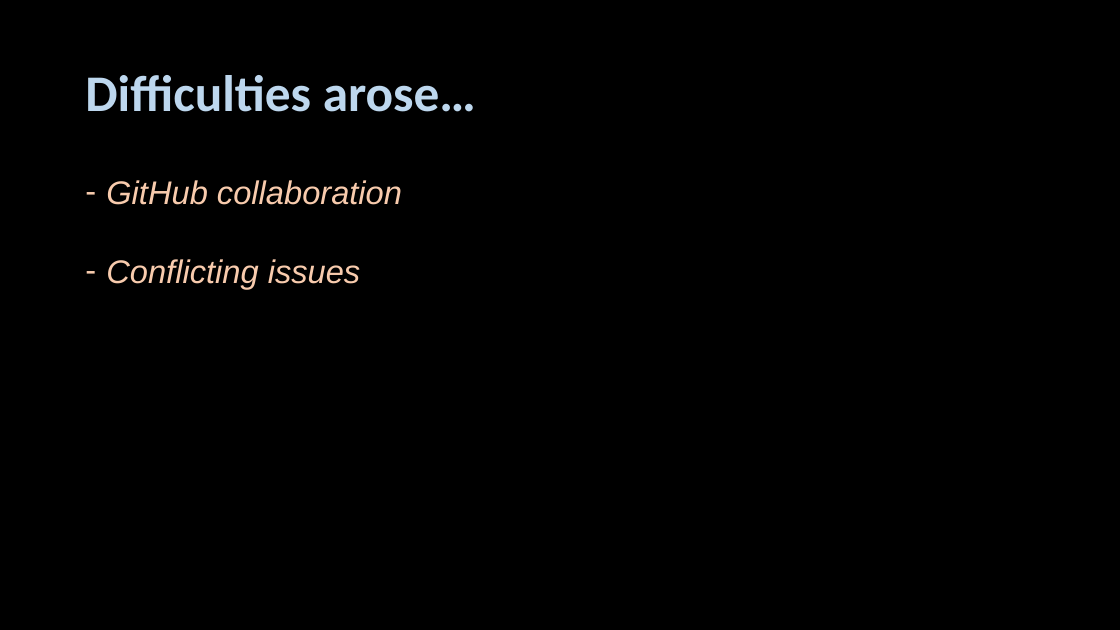
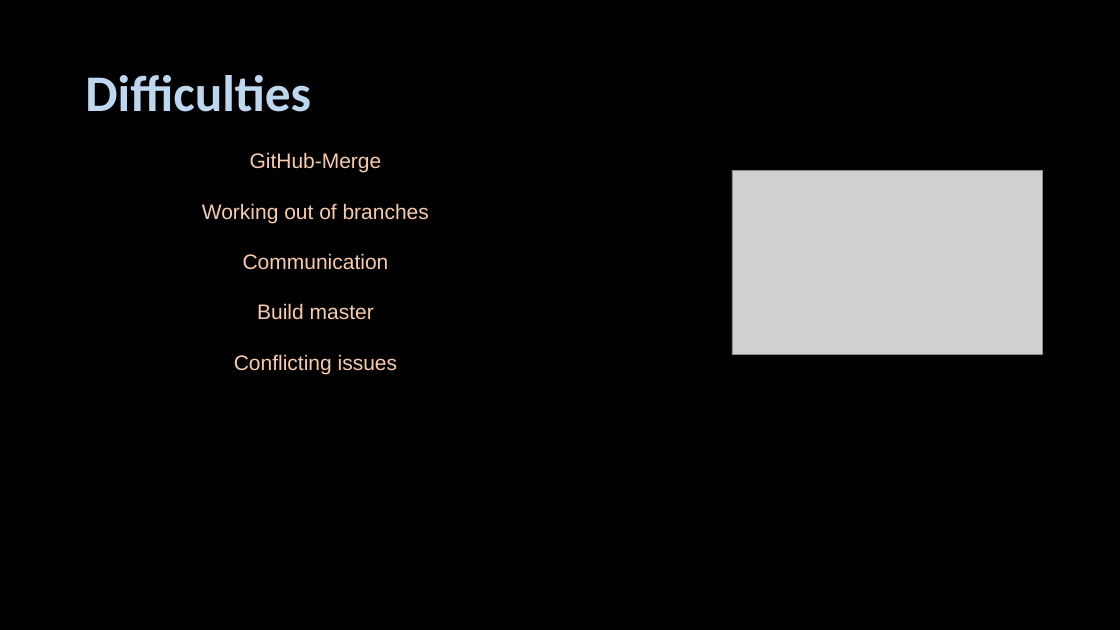
Before and after one commit to TribThapa/AustralianEconomyAnalysis, a slide deck: slide 17 of Presentation/AustralianEconomyAnalysis_MQ_SB_JN_TT.pptx. Drawn at 1120x630 pixels with LibreOffice and Linux fonts; fonts in the diff are those of the drawing; grey boxes stand for pictures. Boxes give left, top, right and bottom in pixels: in the first picture for what was removed or moved away, otherwise in the second. Text is boxed around its words. In the diff, an @@ line names an element or a change of style, - is before the commit and + after.

Commit message:
PPT_update2

```diff
--- a/Presentation/AustralianEconomyAnalysis_MQ_SB_JN_TT.pptx
+++ b/Presentation/AustralianEconomyAnalysis_MQ_SB_JN_TT.pptx
@@ title at <box>85,75,311,112</box>: text changed @@
-Difficulties arose…
+Difficulties
@@ text added at <box>202,152,429,374</box>, 18 pt, text #F8CBAD @@
+GitHub-Merge
+Working out of branches
+Communication
+Build master
+Conflicting issues
@@ picture added at <box>732,171,1043,355</box> @@
@@ text removed at <box>106,180,402,288</box> @@
-– GitHub collaboration
-– Conflicting issues
```
Also in this commit, not shown: 2 other slides changed.
